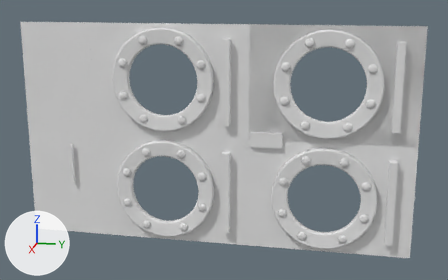
Renders of the glTF model SRC/models/overlay.gltf from each side of a commit.
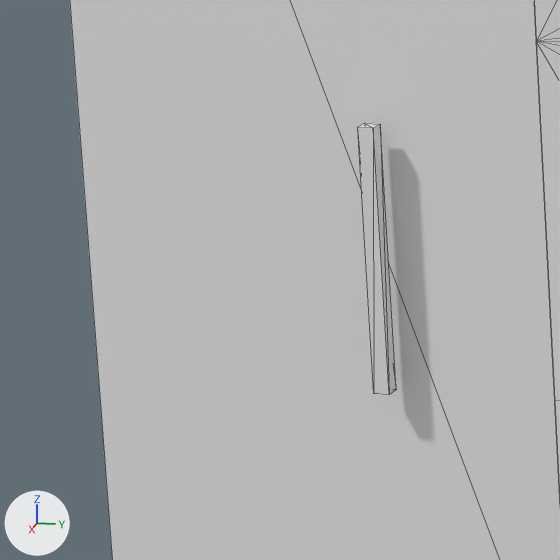
Each version is shown whole from a 50 mm camera at (50.58, 11.19, 12.51) aimed at (0.14, 1.11, -0.1), then close up on the part from 4% to 22% of the width and 45% to 74% of the height. The axes (+X, +Y, +Z) are drawn at lower left. The lights are the same throughout. The close-ups show mesh edges as thin lines. Where no turn or scale is listed for an object, it has been applied to the vertices. Vertices at the same position are counted once.

Objects in the first close-up: 'MSH_Clock', 'MSH_Fond.001', 'Plane'.
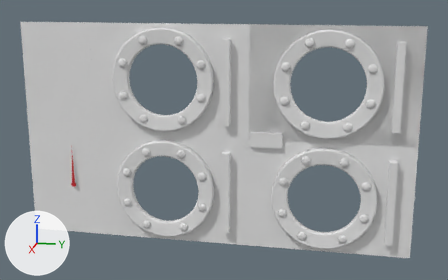
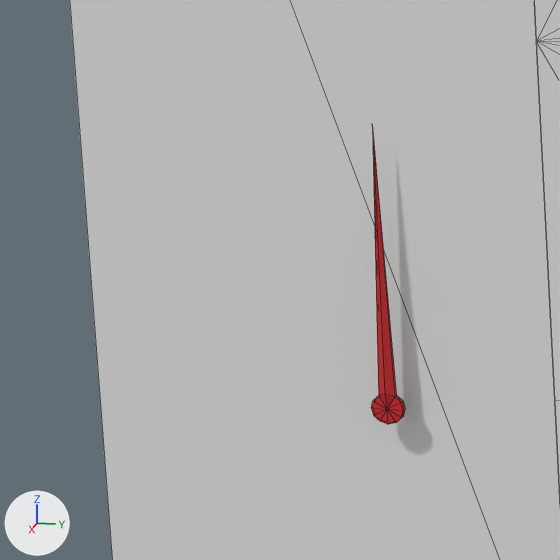
Location of each change, [x1, y1, x2, y2] in pixels of the close-ups (560 x 560 px):
'MSH_Clock', reshaped, moved (10% narrower, 6% taller)
    before: [358, 123, 396, 395]
    after: [371, 135, 405, 424]

What changed in the scene script:
```text
Add mat_mat_clockneedle:
    mat_mat_clockneedle = principled_material('MAT_ClockNeedle')
    mat_mat_clockneedle.base_color = (0.627, 0.0152, 0.0221)  # red #cf2129
    mat_mat_clockneedle.roughness = 0.65
Change me_cube_005:
    used by ob_msh_clock; location = (0.32, -12.83, -4.67)
    remove me_cube_005.from_pydata(...)  # 8 vertices, 12 faces; spans x -0.11..0.11, y -0.11..0.11, z 0.0..3.54
    add me_cube_005.from_pydata(...)  # 25 vertices, 36 faces; spans x -0.07..0.04, y -0.22..0.22, z -0.21..3.79
    me_cube_005 part 1: the whole mesh is rebuilt
    add me_cube_005.materials.append(mat_mat_clockneedle)  # red #cf2129
Change ob_msh_clock:
    ob_msh_clock.location: (0.32, -12.83, -4.67) -> (0.29, -12.83, -4.92)
```
